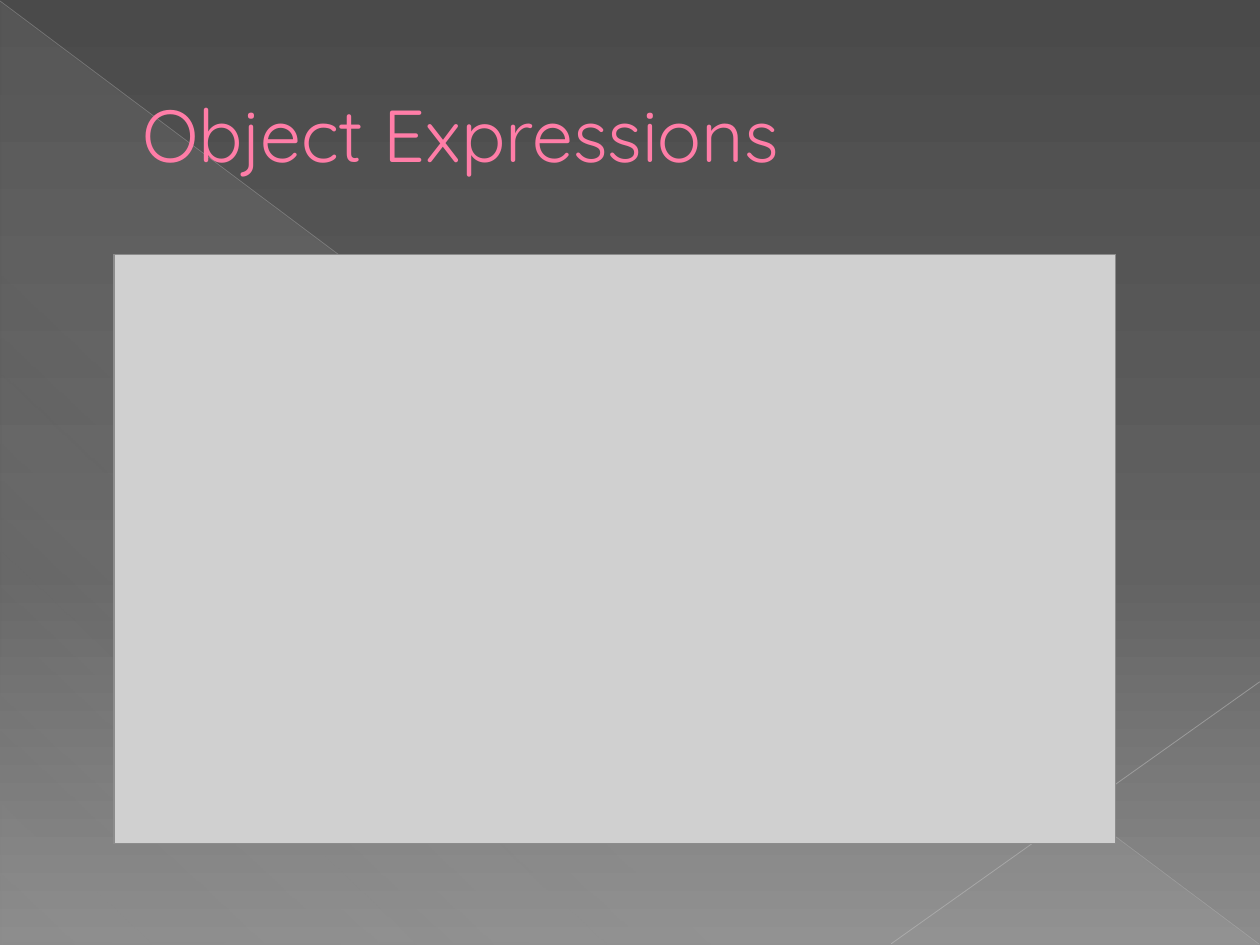
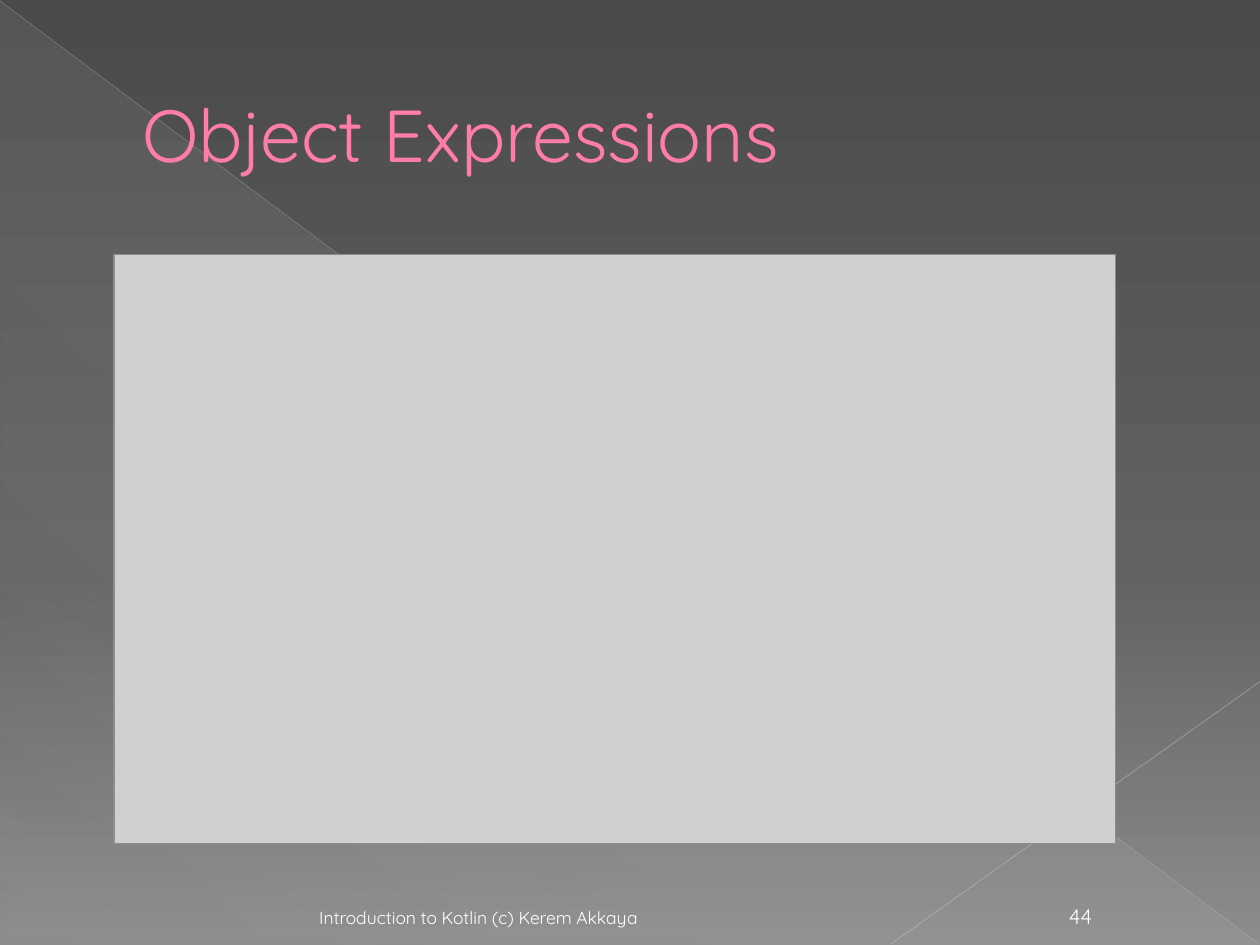
Before and after one commit to KeremAkkaya/kotlinpresentation, a slide deck: slide 44 of Kotlin Programlamaya Giriş.pptx. Drawn at 1260x945 pixels with LibreOffice and Linux fonts; fonts in the diff are those of the drawing; grey boxes stand for pictures; background and template pictures are left out. Boxes give left, top, right and bottom in pixels: in the first picture for what was removed or moved away, otherwise in the second. Text is boxed around its words. In the diff, an @@ line names an element or a change of style, - is before the commit and + after.

```diff
--- a/Kotlin Programlamaya Giriş.pptx
+++ b/Kotlin Programlamaya Giriş.pptx
@@ text added at [319,911,637,928], 10 pt, text #FFFFFF @@
+Introduction to Kotlin (c) Kerem Akkaya
@@ page number added at [1069,909,1092,924], 12 pt, text #FFFFFF @@
+44
```
Also in this commit, not shown: 47 other slides changed, 1 other file.
